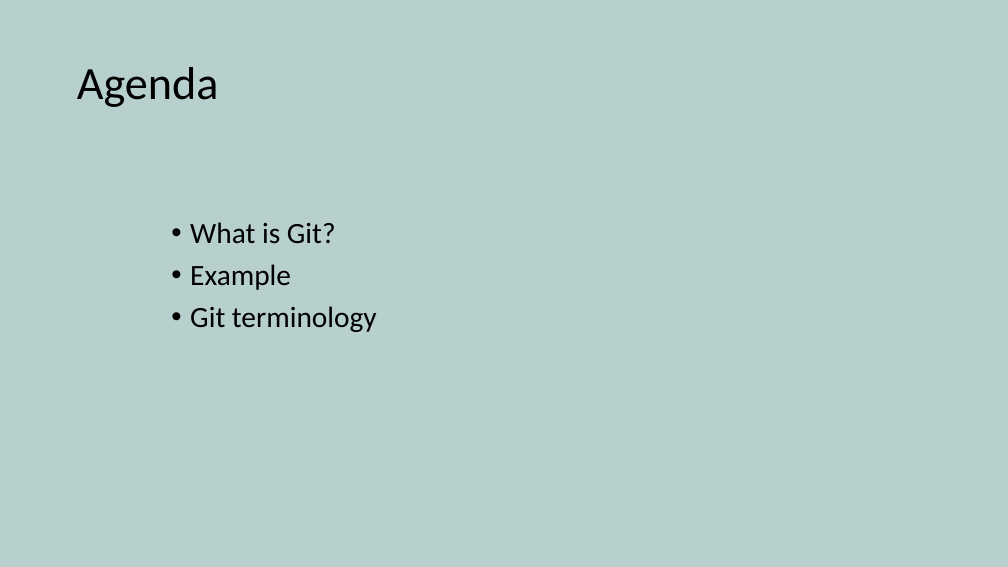
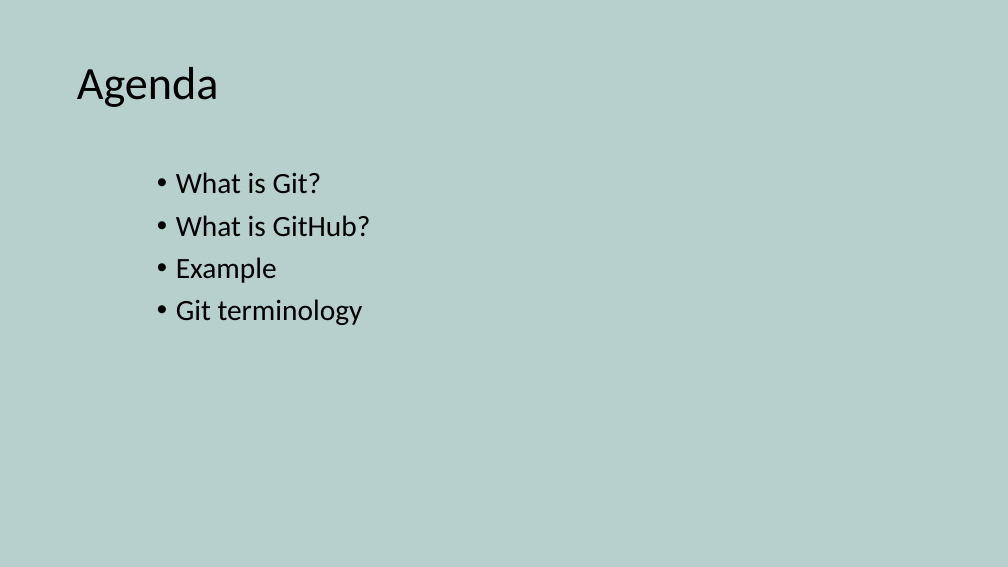
Before and after one commit to yetanothermasterylearning/git, a slide deck: slide 2 of 02. Git Introduction/Presentation/Introduction.pptx. Drawn at 1008x567 pixels with LibreOffice and Linux fonts; fonts in the diff are those of the drawing. Boxes give left, top, right and bottom in pixels: in the first picture for what was removed or moved away, otherwise in the second. Text is boxed around its words. In the diff, an @@ line names an element or a change of style, - is before the commit and + after.

```diff
--- a/02. Git Introduction/Presentation/Introduction.pptx
+++ b/02. Git Introduction/Presentation/Introduction.pptx
@@ text "What is Git?": place and size @@
-text "What is Git?" at box(190, 222, 377, 332)
+text "What is Git?" at box(176, 172, 371, 325)
@@ text at box(176, 215, 371, 236): paragraph added @@
+• What is GitHub?
```
Also in this commit, not shown: 2 other slides changed, 19 other files.
